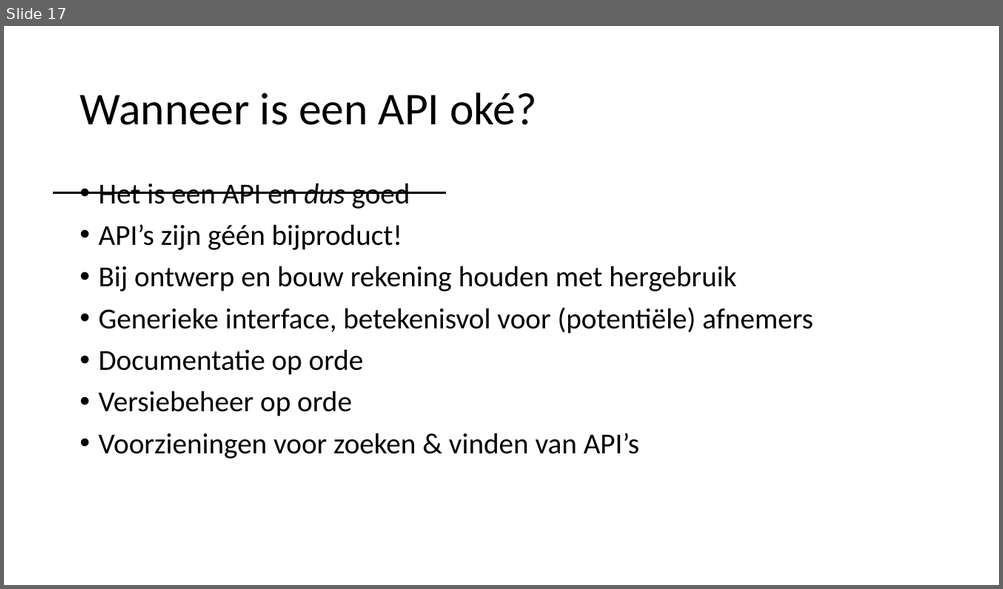
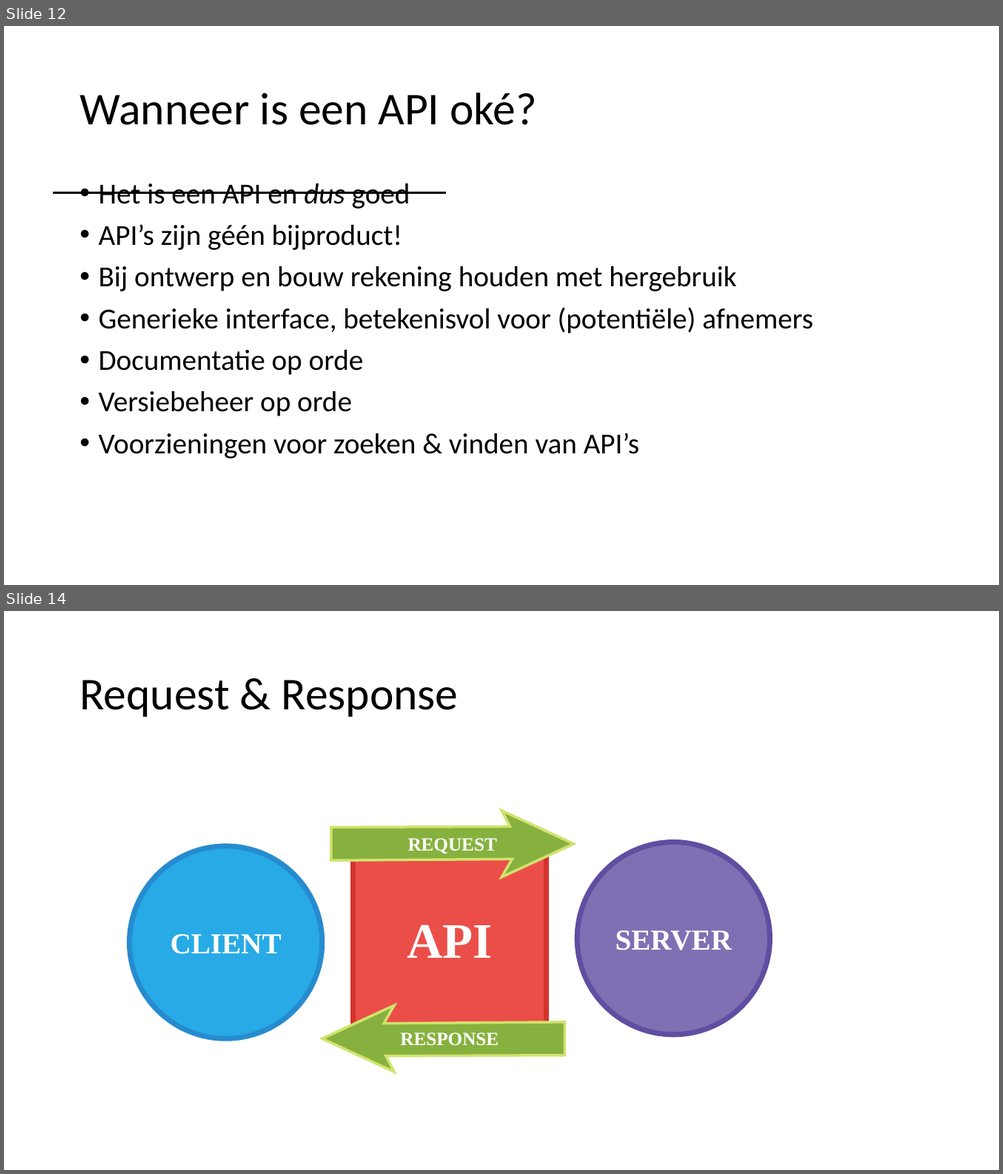
Before and after one commit to FrieseWoudloper/web-api-workshop, a slide deck: slides/Presentatie Web API's.pptx. Shown one above the other, each under a label of ours: slide 17 before the commit, slides 12 and 14 after it; the slides between them are not shown. The pictures are 1003x589 and 1003x1174 pixels, drawn with LibreOffice and Linux fonts; fonts in the diff are those of the drawing. Boxes give left, top, right and bottom in pixels: in the first picture for what was removed or moved away, otherwise in the second. Text is boxed around its words. In the diff, an @@ line names an element or a change of style, - is before the commit and + after.

```diff
--- a/slides/Presentatie Web API's.pptx
+++ b/slides/Presentatie Web API's.pptx
@@ slide 14 added at (x1=4, y1=611, x2=999, y2=1170), background #FFFFFF @@
@@ title added at (x1=79, y1=680, x2=458, y2=717), 44 pt, text #000000 @@
+Request & Response
@@ group added at (x1=129, y1=811, x2=769, y2=1072): 2 ellipses, 2 freeform shapes, 1 rectangle, 1 text @@
+API
+SERVER
+CLIENT
+REQUEST
+RESPONSE
@@ what was slide 17 is now slide 12 @@
```
Also in this commit, not shown: 7 slides changed, 1 other file.
